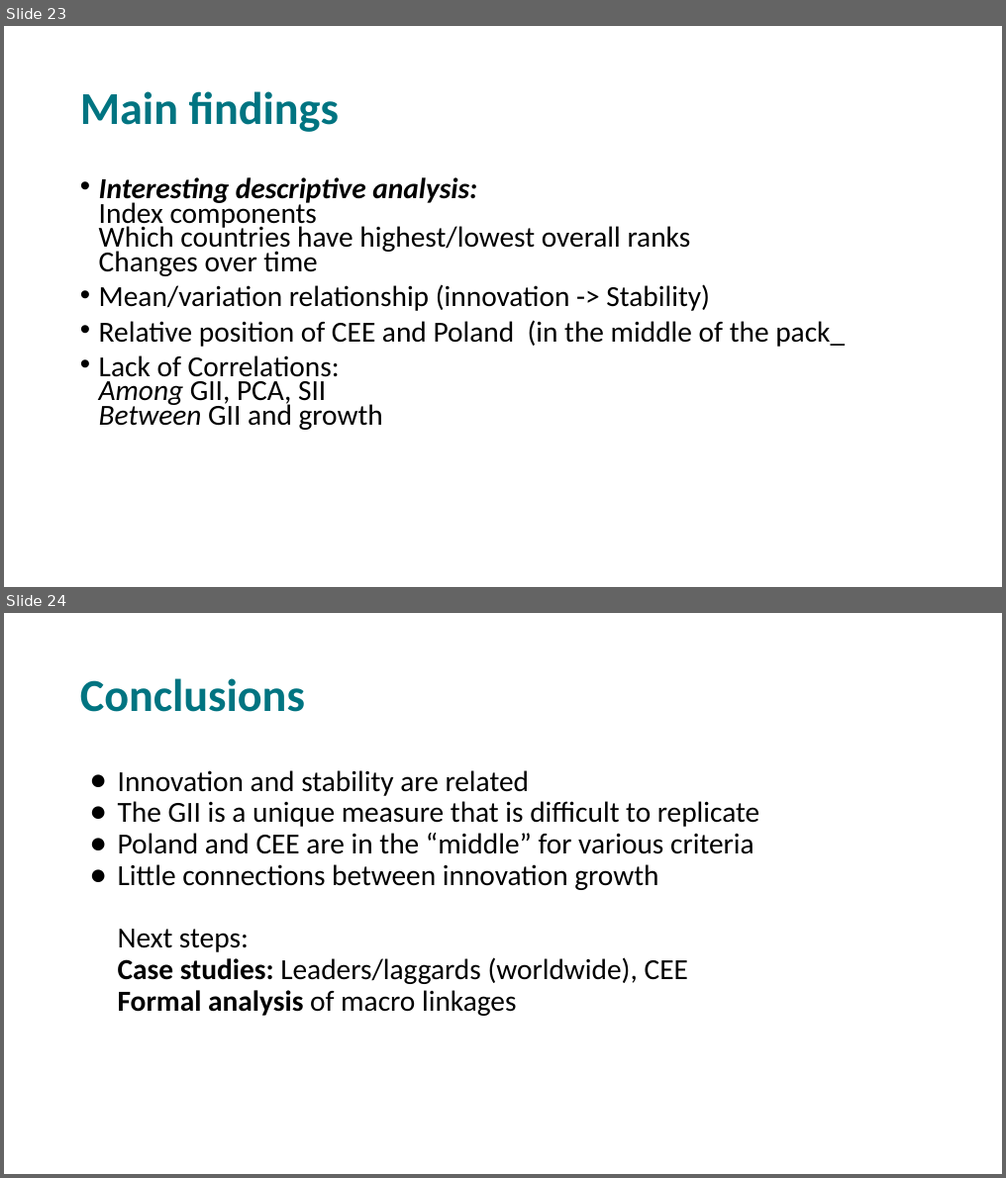
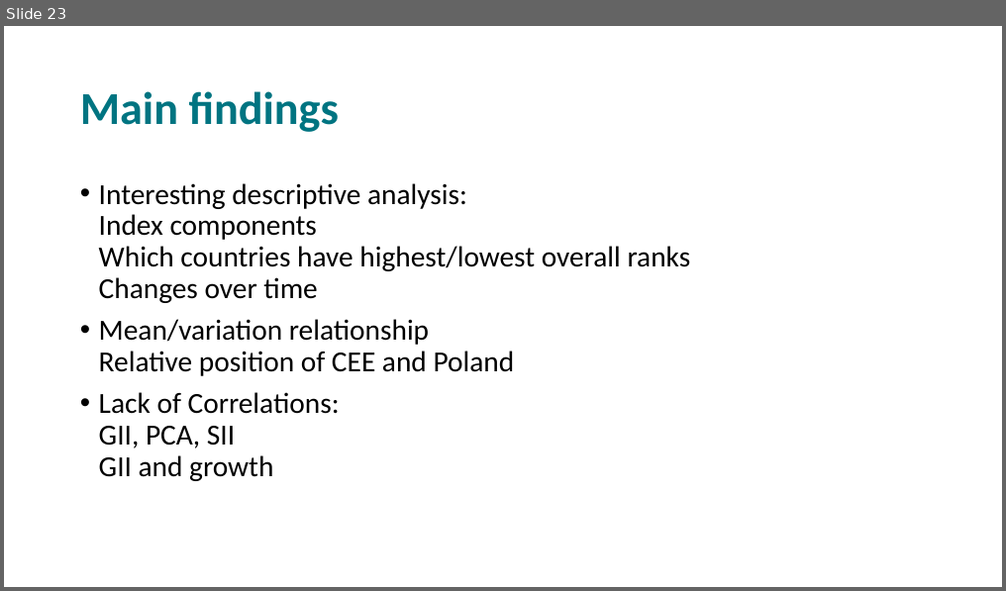
Before and after one commit to hegerty/Collaborations, a slide deck: WERI_Presentation_2025_Hegerty.pptx. Shown one above the other, each under a label of ours: slides 23 and 24 before the commit, slide 23 after it. The pictures are 1006x1178 and 1006x591 pixels, drawn with LibreOffice and Linux fonts; fonts in the diff are those of the drawing. Boxes give left, top, right and bottom in pixels: in the first picture for what was removed or moved away, otherwise in the second. Text is boxed around its words. In the diff, an @@ line names an element or a change of style, - is before the commit and + after.

```diff
--- a/WERI_Presentation_2025_Hegerty.pptx
+++ b/WERI_Presentation_2025_Hegerty.pptx
@@ slide 24 removed at <box>4,613,1002,1174</box>, background #FFFFFF @@
@@ title removed at <box>80,678,305,712</box> @@
-Conclusions
@@ text removed at <box>118,770,759,1016</box> @@
-● Innovation and stability are related
-● The GII is a unique measure that is difficult to replicate
-● Poland and CEE are in the “middle” for various criteria
-● Little connections between innovation growth
-Next steps:
-Case studies: Leaders/laggards (worldwide), CEE
-Formal analysis of macro linkages
@@ slide 23 changed as well @@
@@ text at <box>99,183,691,303</box>: bold off, italic off in "Interesting descriptive analysis:"; line spacing 0.7 to 0.9; more space between paragraphs @@
@@ text at <box>99,319,515,481</box>: text changed @@
-• Mean/variation relationship (innovation -> Stability)
-• Relative position of CEE and Poland (in the middle of the pack_
-• Lack of Correlations:
-  Among GII, PCA, SII
-  Between GII and growth
+• Mean/variation relationship
+  Relative position of CEE and Poland
+• Lack of Correlations:
+  GII, PCA, SII
+  GII and growth
```
Also in this commit, not shown: 17 other slides changed, 2 slides added, 1 other slide removed.
